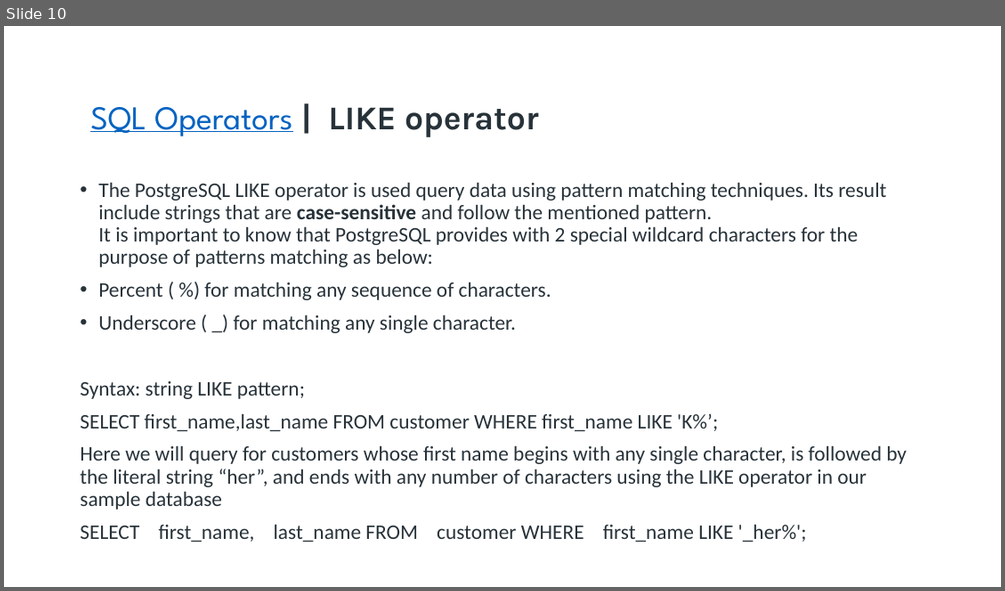
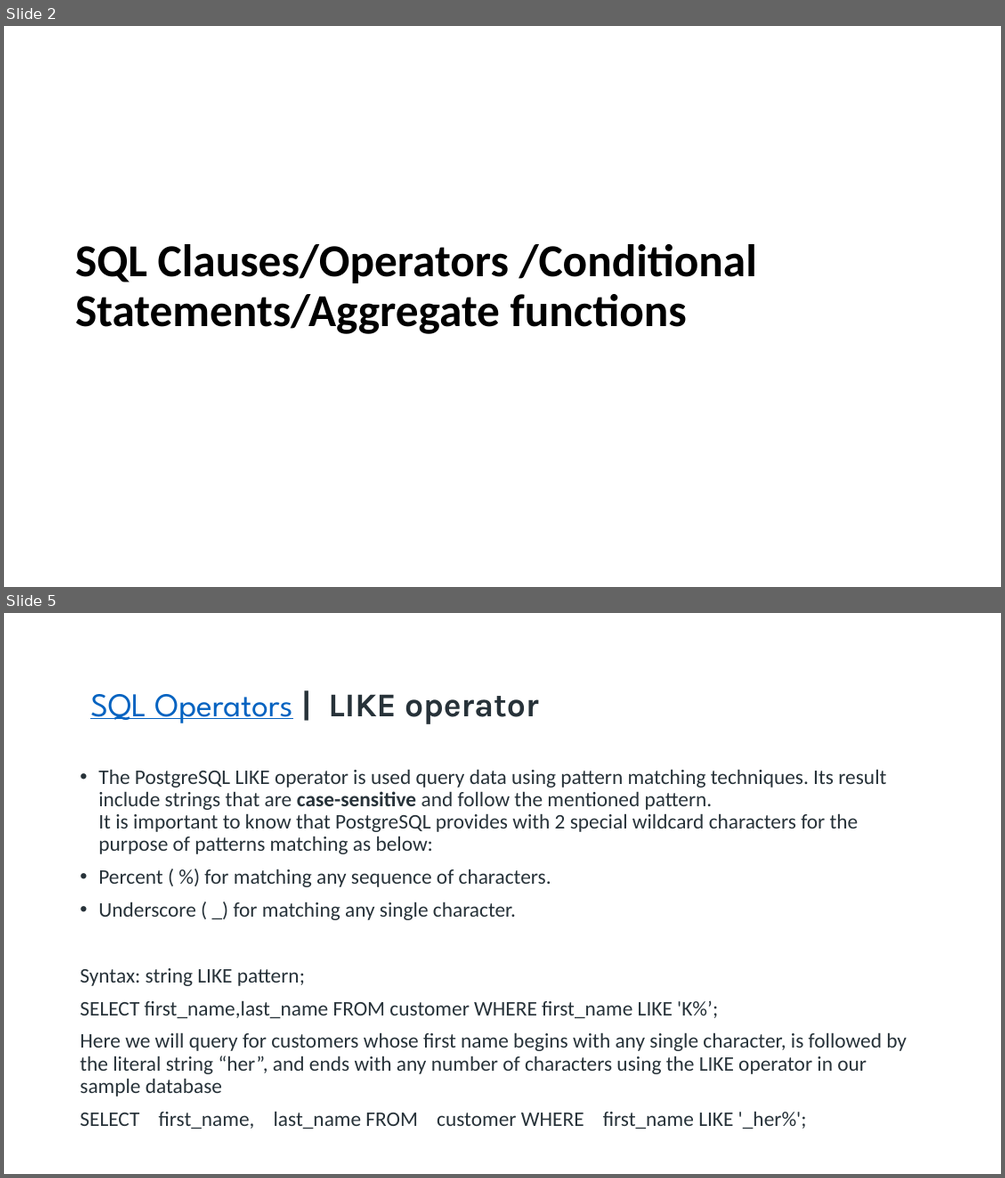
Before and after one commit to spoorthiempowher/Empowher-Curriculum-new, a slide deck: Postgres/postgress_session 3.pptx. Shown one above the other, each under a label of ours: slide 10 before the commit, slides 2 and 5 after it; the slides between them are not shown. The pictures are 1005x591 and 1005x1178 pixels, drawn with LibreOffice and Linux fonts; fonts in the diff are those of the drawing. Boxes give left, top, right and bottom in pixels: in the first picture for what was removed or moved away, otherwise in the second. Text is boxed around its words. In the diff, an @@ line names an element or a change of style, - is before the commit and + after.

```diff
--- a/Postgres/postgress_session 3.pptx
+++ b/Postgres/postgress_session 3.pptx
@@ slide 2 added at [4,26,1001,587], background #FFFFFF @@
@@ title added at [75,244,757,334], 44 pt, text #000000, bold @@
+SQL Clauses/Operators /Conditional Statements/Aggregate functions
@@ what was slide 10 is now slide 5 @@
```
Also in this commit, not shown: 2 slides changed, 3 other slides added, 3 slides removed.
